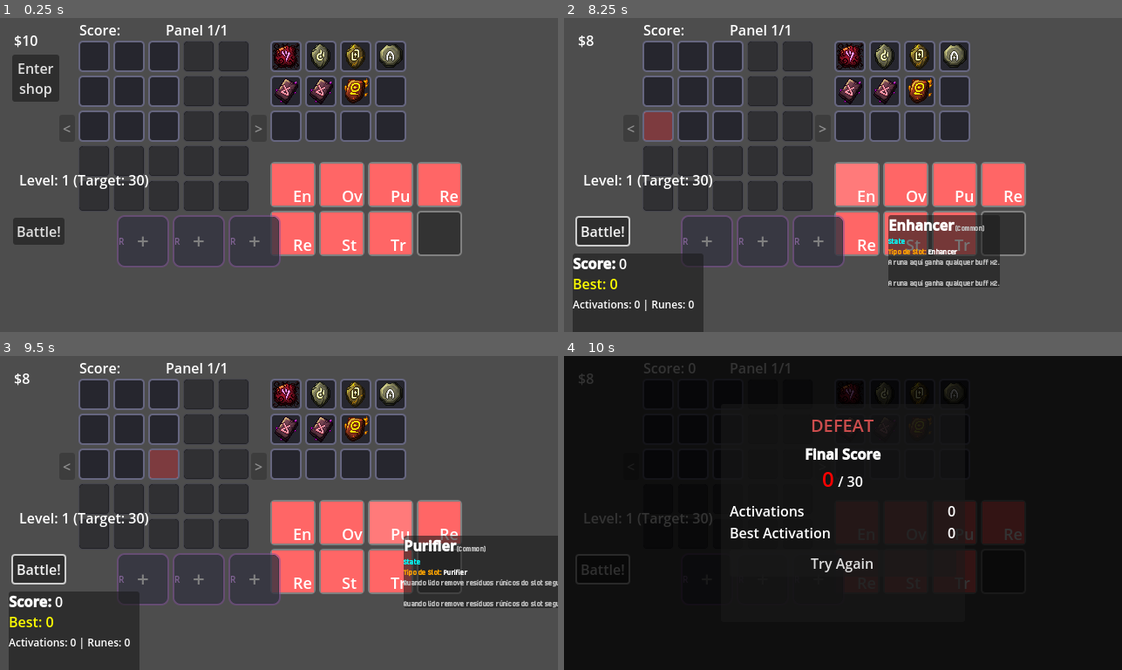
Above: before the commit, frames 1-4 (two rows, left to right).
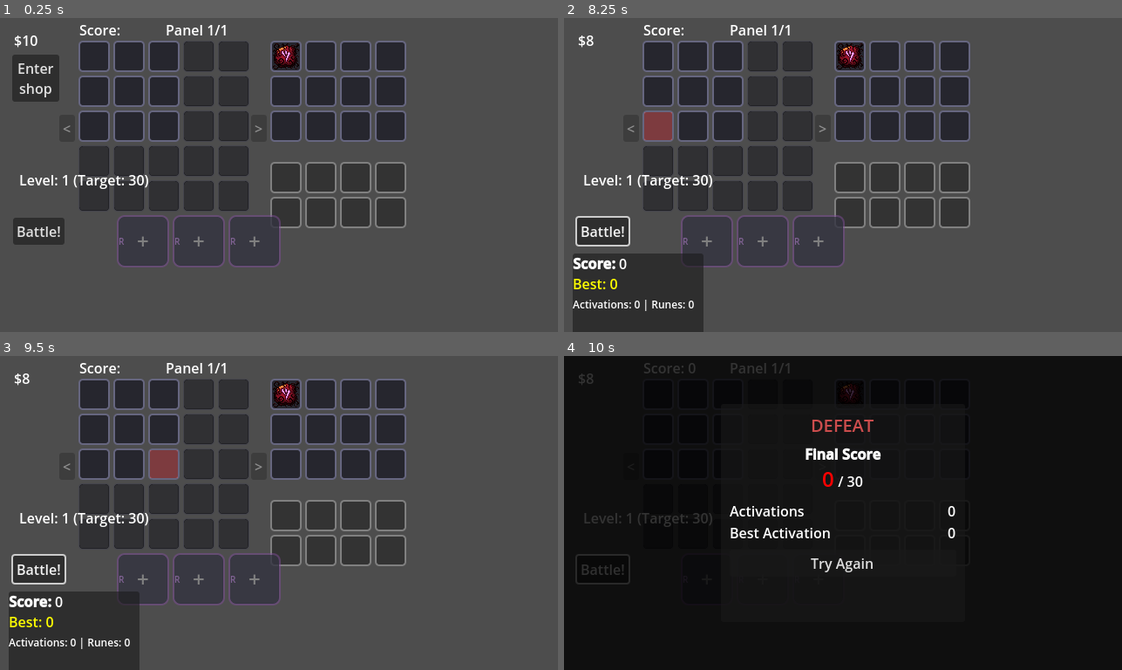
Above: after the commit, the same moments.

Repository: RenatoAAB/Runes
Game: Godot game, scene res://scenes/main.tscn
Same seed, same stepped clock (60 frames per second), same inputs: the game is played once before the commit and once after it.
Inputs (mouse positions are in pixels of both pictures, inside the frame that each line leads up to):
- Up to frame 1 (0.25 s): no input
- Up to frame 2 (8.25 s): click "Enter shop" at 0.5 s; click "Manage Runes" at 1.25 s; click "Enter shop" at 2 s; click "Random $3" at 2.75 s; click "Reroll $2" at 3.5 s; click "Manage Runes" at 4.25 s; click "Battle!" at 5 s; click "Battle!" at 5.75 s; click "Battle!" at 6.5 s; tap Enter at 7.25 s; drag from (854, 184) to (898, 105) at 7.27 s; tap Space at 8 s; drag from (904, 184) to (815, 237) at 8.02 s
- Up to frame 3 (9.5 s): move the mouse to (390, 522) at 8.77 s; tap R at 8.85 s; click (390, 522) at 8.92 s
- Up to frame 4 (10 s): tap Enter at 9.5 s; drag from (1004, 522) to (675, 465) at 9.52 s

The runs differ from the first frame. In frame 1, 11% of the frame differs, in the area x 48-83%, y 8-76%; in frame 2, 13%; in frame 3, 15%, in the area x 48-100%, y 8-81%; in frame 4, 1.6%.

Commit message:
fix acumulador

Diff:
--- a/scenes/main.tscn
+++ b/scenes/main.tscn
@@ -7,23 +7,10 @@
 [ext_resource type="Script" uid="uid://s48ipf5uo7mv" path="res://scripts/data/rune_data.gd" id="5_muem4"]
 [ext_resource type="PackedScene" uid="uid://dh2haf4uh6kig" path="res://scenes/Slot.tscn" id="5_ya4ey"]
 [ext_resource type="Script" uid="uid://fdnstpi6guoh" path="res://scripts/ui/grid_highlighter.gd" id="6_eb6dy"]
-[ext_resource type="Script" uid="uid://ctt2pd3hxkeqf" path="res://scripts/data/slot_modifier_data.gd" id="7_gqmmt"]
-[ext_resource type="Resource" uid="uid://c5b674oqjdf3d" path="res://resources/runes/common/rune_metal.tres" id="7_jscy8"]
 [ext_resource type="Script" uid="uid://c212fo845qvri" path="res://scripts/ui/tooltip_manager.gd" id="7_trceg"]
-[ext_resource type="Resource" uid="uid://b5fb5gnvq8lye" path="res://resources/runes/common/rune_rock.tres" id="8_pm3ni"]
-[ext_resource type="Resource" uid="uid://b6folj8yfdd3e" path="res://resources/runes/common/rune_air.tres" id="9_pm3ni"]
-[ext_resource type="Resource" uid="uid://2s5sow7ix6xs" path="res://resources/runes/common/rune_crystal.tres" id="10_y6deb"]
-[ext_resource type="Resource" path="res://resources/slot_modifiers/slot_overclocker.tres" id="11_jscy8"]
-[ext_resource type="Resource" uid="uid://cdkuh3d8ffjym" path="res://resources/runes/common/rune_explosion.tres" id="11_og1vs"]
 [ext_resource type="Script" uid="uid://2lm3cymbdyl3" path="res://scripts/ui/shop_ui.gd" id="11_shop"]
-[ext_resource type="Resource" path="res://resources/slot_modifiers/slot_purifier.tres" id="12_pm3ni"]
 [ext_resource type="Script" uid="uid://1napf1qi4oou" path="res://scripts/ui/sell_area.gd" id="12_sell"]
-[ext_resource type="Resource" path="res://resources/slot_modifiers/slot_refractor.tres" id="13_y6deb"]
-[ext_resource type="Resource" path="res://resources/slot_modifiers/slot_resonator.tres" id="14_og1vs"]
-[ext_resource type="Resource" path="res://resources/slot_modifiers/slot_enhancer.tres" id="14_vxglm"]
-[ext_resource type="Resource" path="res://resources/slot_modifiers/slot_stabilizer.tres" id="15_2wyq8"]
 [ext_resource type="Resource" uid="uid://b68ko7mf7bcei" path="res://resources/runes/uncommon/rune_obsidian.tres" id="16_og1vs"]
-[ext_resource type="Resource" path="res://resources/slot_modifiers/slot_transmuter.tres" id="16_vxglm"]
 [ext_resource type="Resource" uid="uid://drwnsdkkhm5um" path="res://resources/runes/drop_rates.tres" id="18_pm3ni"]
 
 [node name="Main" type="Node2D" node_paths=PackedStringArray("game_manager", "inventory_manager", "grid_container", "in …(249 unchanged characters)…
@@ -53,8 +40,7 @@
 script = ExtResource("1_o6xl0")
 inventory_manager = NodePath("../InventoryManager")
 base_target_score = 30
-initial_runes = Array[ExtResource("5_muem4")]([ExtResource("16_og1vs"), ExtResource("7_jscy8"), ExtResource("8_pm3ni"), ExtResource("9_pm3ni"), ExtResource("10_y6deb"), ExtResource("10_y6deb"), ExtResource("11_og1vs")])
-initial_modifiers = Array[ExtResource("7_gqmmt")]([ExtResource("14_vxglm"), ExtResource("11_jscy8"), ExtResource("12_pm3ni"), ExtResource("13_y6deb"), ExtResource("14_og1vs"), ExtResource("15_2wyq8"), ExtResource("16_vxglm")])
+initial_runes = Array[ExtResource("5_muem4")]([ExtResource("16_og1vs")])
 rune_drop_rates = ExtResource("18_pm3ni")
 
 [node name="InventoryManager" type="Node" parent="Managers"]
--- a/scripts/data/slot_effects/payloads/slot_payload_accumulator_apply.gd
+++ b/scripts/data/slot_effects/payloads/slot_payload_accumulator_apply.gd
@@ -6,11 +6,17 @@
 func execute(context: BattleContext, slot: GridSlot) -> void:
 	if not slot or slot.is_empty() or not slot.slot:
 		return
+	var previously_applied = slot.slot.get_meta("accumulator_applied_bonus", 0)
+	if previously_applied != 0:
+		var current_cleanup = slot.rune.stat_modifiers.get("score_bonus", 0)
+		slot.rune.stat_modifiers["score_bonus"] = current_cleanup - previously_applied
+		slot.slot.set_meta("accumulator_applied_bonus", 0)
 	var stored = slot.slot.get_meta("accumulator_score_bonus", 0)
 	if stored == 0:
 		return
 	var current = slot.rune.stat_modifiers.get("score_bonus", 0)
 	slot.rune.stat_modifiers["score_bonus"] = current + stored
+	slot.slot.set_meta("accumulator_applied_bonus", stored)
 
 func get_description() -> String:
 	return "Applies stored score bonus"
--- a/scripts/data/slot_effects/payloads/slot_payload_accumulator_store.gd
+++ b/scripts/data/slot_effects/payloads/slot_payload_accumulator_store.gd
@@ -10,6 +10,11 @@
 	var stored = slot.slot.get_meta("accumulator_score_bonus", 0)
 	if bonus > stored:
 		slot.slot.set_meta("accumulator_score_bonus", bonus)
+	var applied = slot.slot.get_meta("accumulator_applied_bonus", 0)
+	if applied != 0:
+		var current = slot.rune.stat_modifiers.get("score_bonus", 0)
+		slot.rune.stat_modifiers["score_bonus"] = current - applied
+		slot.slot.set_meta("accumulator_applied_bonus", 0)
 
 func get_description() -> String:
 	return "Stores permanent score bonus"
Not shown: 1 places in scenes/main.tscn that only renumber resources
